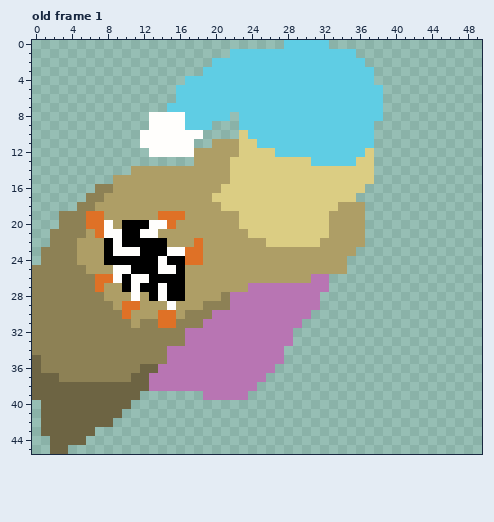
File history of a pixel-art file, resources/sprites/player top upright.aseprite. The picture above was drawn from the file before the commit.
50x46 pixels, 1 frame. Colours within 5 levels of each other are drawn and written as one. Shown: old frame 1. The commit also changed other frames, which this record leaves out.
The result:
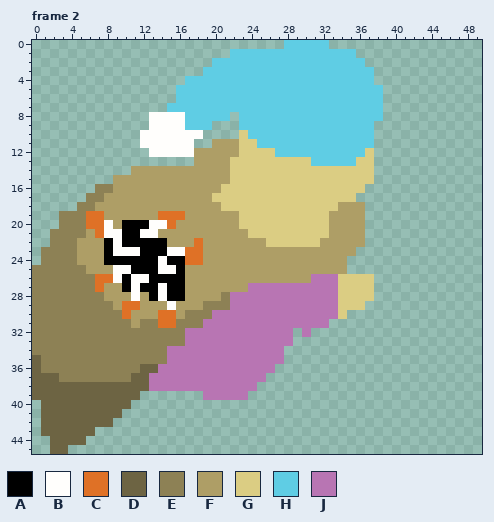
Palette (. is transparent): A #000000  B #fffefc  C #df7126  D #6d6443  E #8d8155  F #ae9e66  G #dbcd83  H #5fcde4  J #b875b3
A new or re-ordered frame is compared with the old frame closest to it.
Changes in this commit:
{"change": "frames 1 -> 12"}
{"change": "layer \"Sprite Sheet\" added"}
{"where": "frame 2 is new; against old frame 1, layer \"Sprite Sheet\""}
{"frame":2,"y":26,"x":33,"old":".....","new":"JGGGG"}
{"frame":2,"y":27,"x":33,"old":".....","new":"JGGGG"}
{"frame":2,"y":28,"x":32,"old":"......","new":"JJGGGG"}
{"frame":2,"y":29,"x":32,"old":".....","new":"JJGGG"}
{"frame":2,"y":30,"x":31,"old":"....","new":"JJJG"}
{"frame":2,"y":31,"x":30,"old":"...","new":"JJJ"}
{"frame":2,"y":32,"x":30,"old":".","new":"J"}
{"label":"added","picture_box":[302,274,374,337]}
